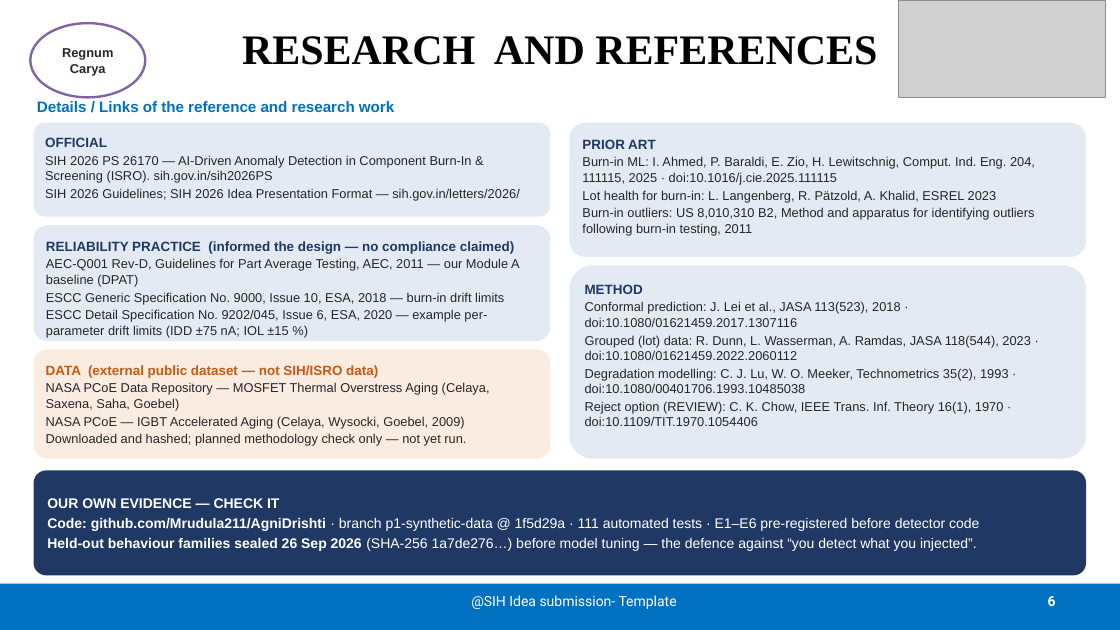
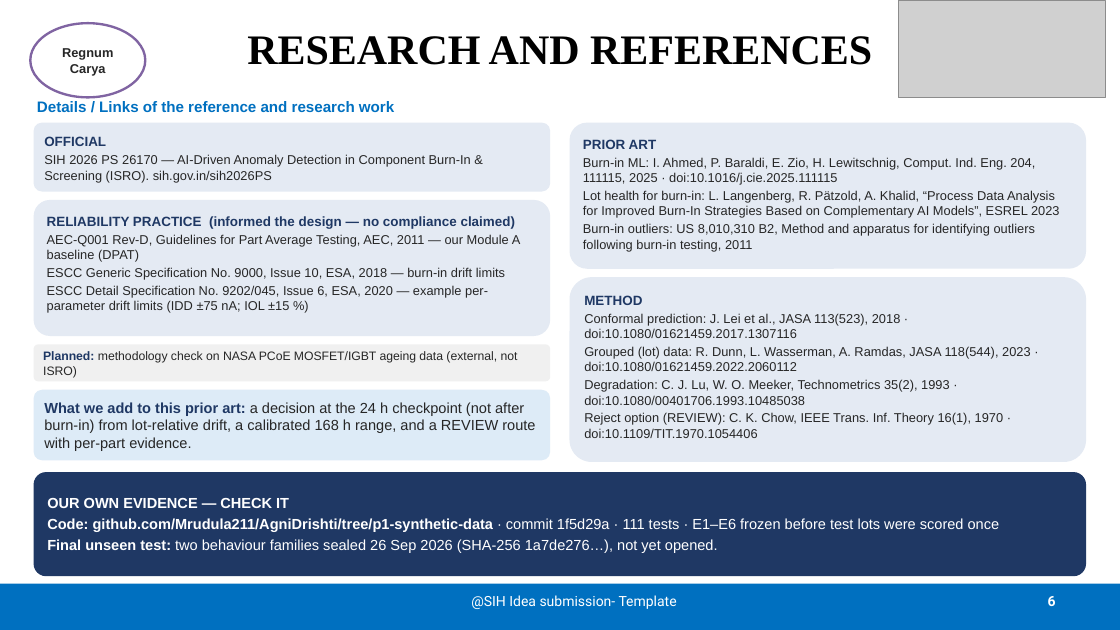
Before and after one commit to Mrudula211/AgniDrishti, a slide deck: slide 6 of docs/presentation/sih2026-idea-agnidrishti.pptx. Drawn at 1120x630 pixels with LibreOffice and Linux fonts; fonts in the diff are those of the drawing; grey boxes stand for pictures. Boxes give left, top, right and bottom in pixels: in the first picture for what was removed or moved away, otherwise in the second. Text is boxed around its words. In the diff, an @@ line names an element or a change of style, - is before the commit and + after.

Commit message:
Enhance AgniDrishti project documentation and implementation
- Updated presentation materials (PDF and PPTX) with new insights on decision support for ISRO burn-in QA and anomaly detection metrics.
- Revised project state documentation to reflect current experiment status and submission readiness as of 2026-09-29.
- Adjusted requirements specification to clarify implementation status and evidence requirements.
- Updated requirements traceability to include recorded evidence from synthetic data experiments and clarify the status of various metrics.
- Modified fit_pipeline.py and run_experiments.py to ensure proper UTF-8 encoding for console output, accommodating special characters.
- Introduced GitHub Actions workflow for automated testing across multiple Python versions and operating systems.

```diff
--- a/docs/presentation/sih2026-idea-agnidrishti.pptx
+++ b/docs/presentation/sih2026-idea-agnidrishti.pptx
@@ title "RESEARCH AND REFERENCES" rewrapped from [242, 36, 877, 65] to [247, 36, 872, 65] @@
@@ rounded rectangle "OFFICIAL": place and size @@
-rounded rectangle "OFFICIAL" at [34, 123, 550, 217]
+rounded rectangle "OFFICIAL" at [34, 123, 550, 192]
@@ rounded rectangle "PRIOR ART": place and size @@
-rounded rectangle "PRIOR ART" at [570, 123, 1086, 257]
+rounded rectangle "PRIOR ART" at [570, 123, 1086, 269]
@@ rounded rectangle "RELIABILITY PRACTICE (informed the design ...": place and size @@
-rounded rectangle "RELIABILITY PRACTICE (informed the design ..." at [34, 225, 550, 341]
+rounded rectangle "RELIABILITY PRACTICE (informed the design ..." at [34, 200, 550, 336]
@@ text in rounded rectangle at [45, 188, 520, 201]: paragraph removed @@
-SIH 2026 Guidelines; SIH 2026 Idea Presentation Format — sih.gov.in/letters/2026/
@@ text in rounded rectangle at [583, 190, 1060, 218]: text changed @@
-Lot health for burn-in: L. Langenberg, R. Pätzold, A. Khalid, ESREL 2023
+Lot health for burn-in: L. Langenberg, R. Pätzold, A. Khalid, “Process Data Analysis for Improved Burn-In Strategies Based on Complementary AI Models”, ESREL 2023
@@ rounded rectangle "METHOD": place and size @@
-rounded rectangle "METHOD" at [570, 266, 1086, 459]
+rounded rectangle "METHOD" at [570, 277, 1086, 462]
@@ rounded rectangle removed at [34, 350, 550, 459] @@
-DATA (external public dataset — not SIH/ISRO data)
-NASA PCoE Data Repository — MOSFET Thermal Overstress Aging (Celaya, Saxena, Saha, Goebel)
-NASA PCoE — IGBT Accelerated Aging (Celaya, Wysocki, Goebel, 2009)
-Downloaded and hashed; planned methodology check only — not yet run.
@@ rounded rectangle added at [34, 344, 550, 381], fill #F0F0F0, 10.5 pt, text #262626 @@
+Planned: methodology check on NASA PCoE MOSFET/IGBT ageing data (external, not ISRO)
@@ text in rounded rectangle at [584, 379, 950, 405]: text changed @@
-Degradation modelling: C. J. Lu, W. O. Meeker, Technometrics 35(2), 1993 · doi:10.1080/00401706.1993.10485038
+Degradation: C. J. Lu, W. O. Meeker, Technometrics 35(2), 1993 · doi:10.1080/00401706.1993.10485038
@@ rounded rectangle added at [34, 390, 550, 460], fill #DDEBF7, 12.5 pt, text #262626 @@
+What we add to this prior art: a decision at the 24 h checkpoint (not after burn-in) from lot-relative drift, a calibrated 168 h range, and a REVIEW route with per-part evidence.
@@ text in rounded rectangle at [47, 498, 289, 508]: size 12 to 12.5 pt in "OUR OWN EVIDENCE — CHECK IT" @@
@@ text in rounded rectangle at [47, 518, 1000, 553]: text changed; size 12 to 12.5 pt @@
-Code: github.com/Mrudula211/AgniDrishti · branch p1-synthetic-data @ 1f5d29a · 111 automated tests · E1–E6 pre-registered before detector code
-Held-out behaviour families sealed 26 Sep 2026 (SHA-256 1a7de276…) before model tuning — the defence against “you detect what you injected”.
+Code: github.com/Mrudula211/AgniDrishti/tree/p1-synthetic-data · commit 1f5d29a · 111 tests · E1–E6 frozen before test lots were scored once
+Final unseen test: two behaviour families sealed 26 Sep 2026 (SHA-256 1a7de276…), not yet opened.
```
Also in this commit, not shown: 5 other slides changed, 14 other files.
